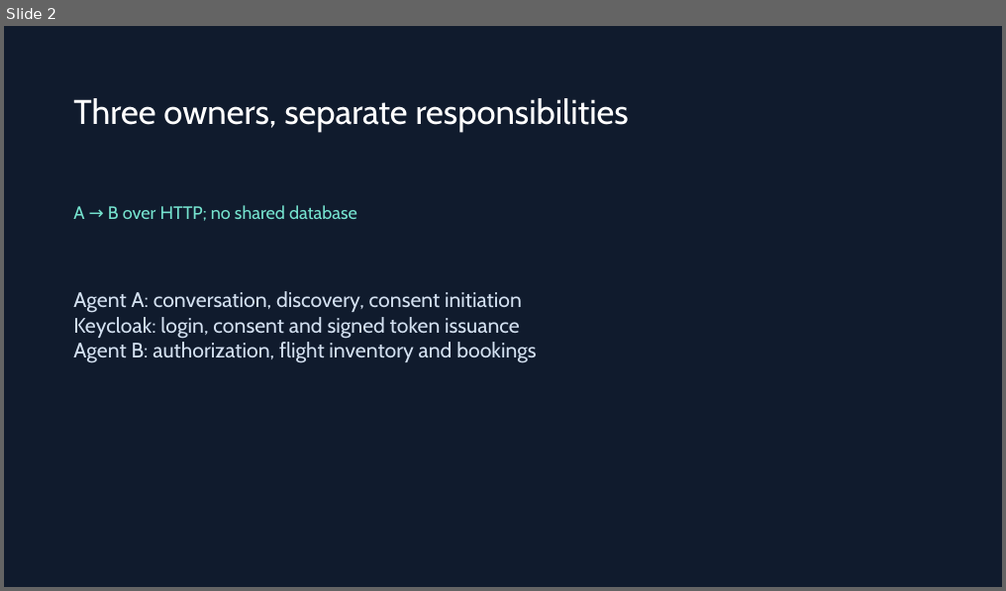
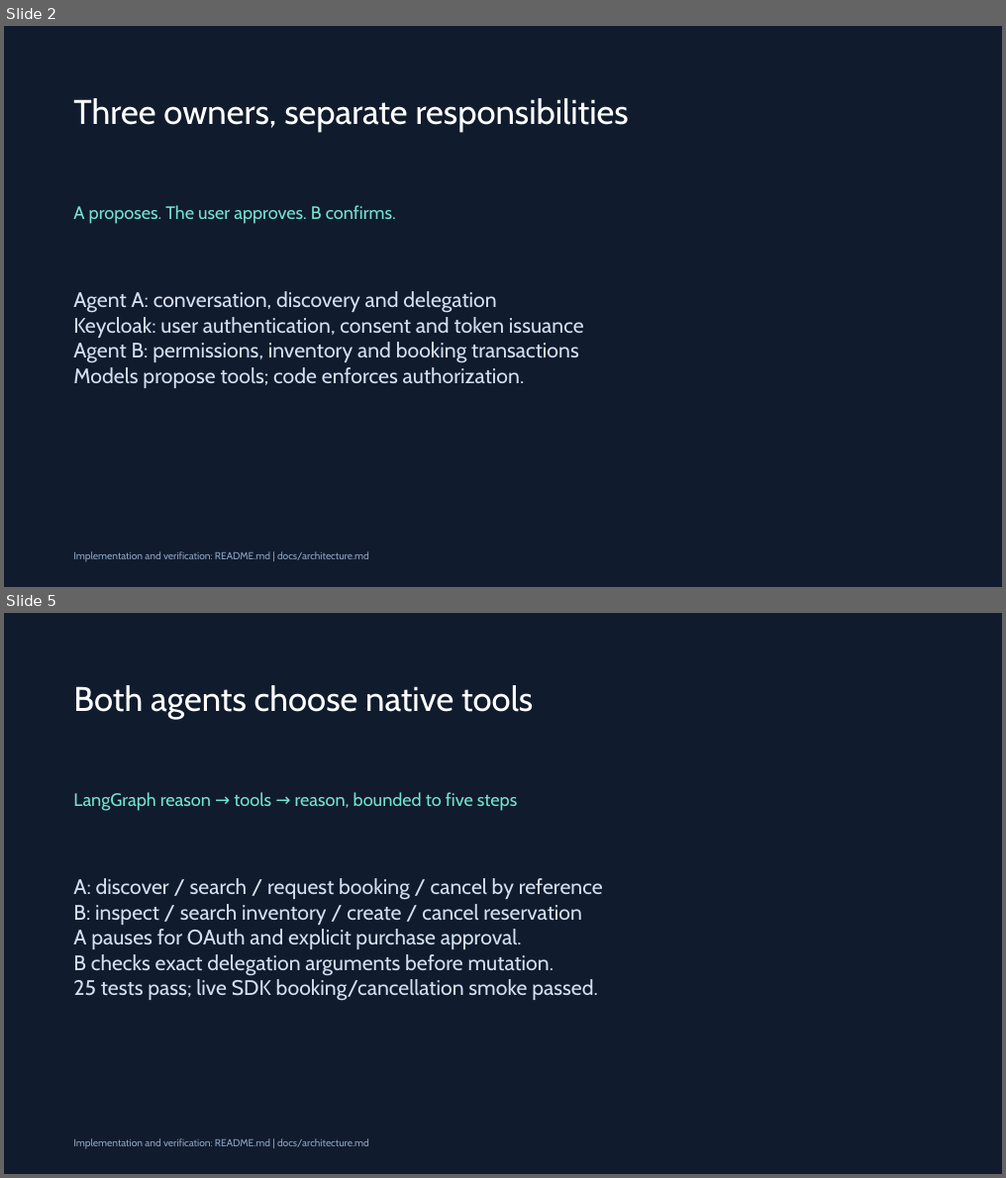
Before and after one commit to nishalpk/ai.at.core, a slide deck: docs/approach.pptx. Shown one above the other, each under a label of ours: slide 2 before the commit, slides 2 and 5 after it; the slides between them are not shown. The pictures are 1006x591 and 1006x1178 pixels, drawn with LibreOffice and Linux fonts; fonts in the diff are those of the drawing. Boxes give left, top, right and bottom in pixels: in the first picture for what was removed or moved away, otherwise in the second. Text is boxed around its words. In the diff, an @@ line names an element or a change of style, - is before the commit and + after.

```diff
--- a/docs/approach.pptx
+++ b/docs/approach.pptx
@@ slide 5 added at bbox=[4, 613, 1002, 1174], background #101B2D @@
@@ text added at bbox=[73, 685, 533, 719], 33 pt, text #FFFFFF @@
+Both agents choose native tools
@@ text added at bbox=[73, 792, 517, 811], 17.2 pt, text #75E2CE @@
+LangGraph reason → tools → reason, bounded to five steps
@@ text added at bbox=[73, 878, 603, 1001], 20.2 pt, text #D3E0F0 @@
+A: discover / search / request booking / cancel by reference
+B: inspect / search inventory / create / cancel reservation
+A pauses for OAuth and explicit purchase approval.
+B checks exact delegation arguments before mutation.
+25 tests pass; live SDK booking/cancellation smoke passed.
@@ text added at bbox=[73, 1139, 369, 1150], 9.8 pt, text #8DA3C0 @@
+Implementation and verification: README.md | docs/architecture.md
@@ slide 2 changed as well @@
@@ text at bbox=[73, 205, 396, 224]: text changed @@
-A → B over HTTP; no shared database
+A proposes. The user approves. B confirms.
@@ text at bbox=[73, 291, 584, 388]: text changed @@
-Agent A: conversation, discovery, consent initiation
-Keycloak: login, consent and signed token issuance
-Agent B: authorization, flight inventory and bookings
+Agent A: conversation, discovery and delegation
+Keycloak: user authentication, consent and token issuance
+Agent B: permissions, inventory and booking transactions
+Models propose tools; code enforces authorization.
@@ text added at bbox=[73, 552, 369, 563], 9.8 pt, text #8DA3C0 @@
+Implementation and verification: README.md | docs/architecture.md
```
Also in this commit, not shown: 4 other slides changed, 2 other slides added, 3 slides removed, 38 other files.
